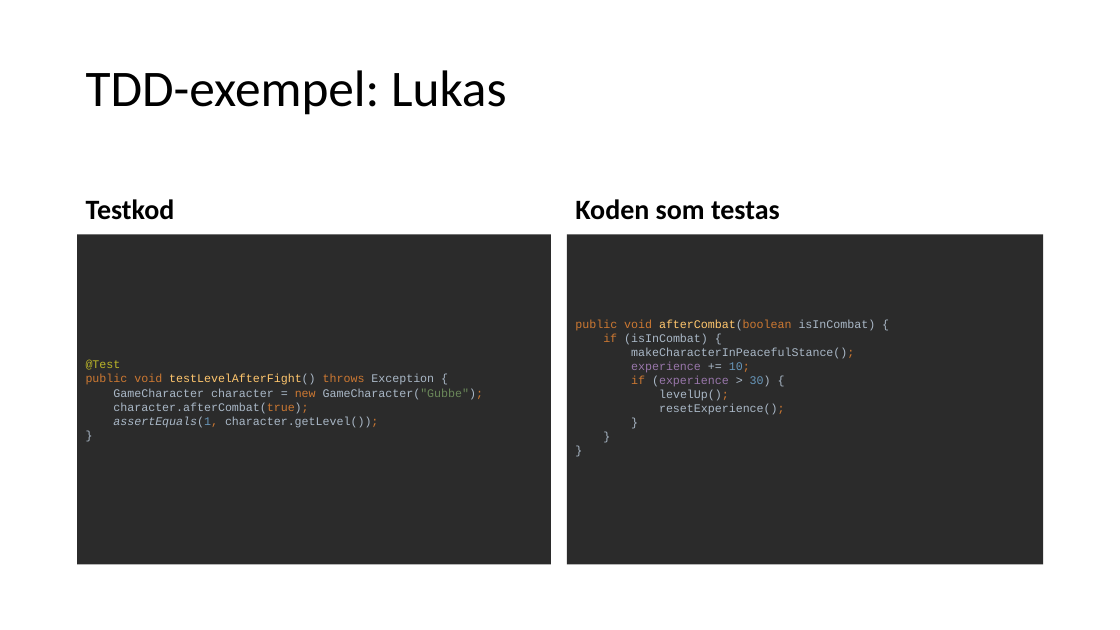
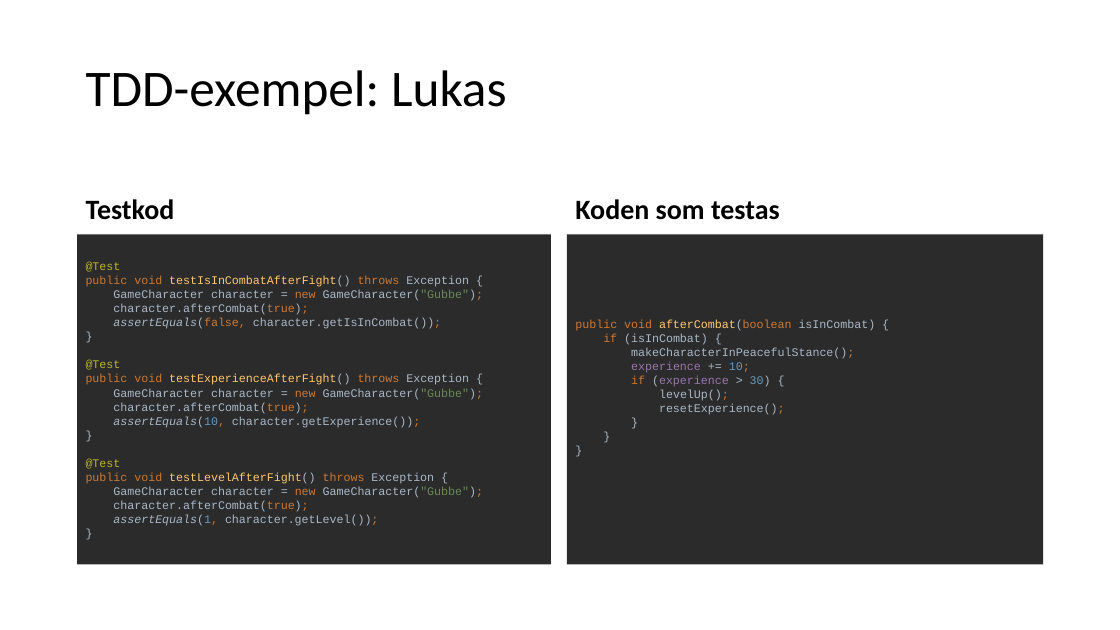
Before and after one commit to fyrtio2/projektINTE, a slide deck: slide 5 of 01 Dokumentation/slutredovisning.pptx. Drawn at 1120x630 pixels with LibreOffice and Linux fonts; fonts in the diff are those of the drawing. Boxes give left, top, right and bottom in pixels: in the first picture for what was removed or moved away, otherwise in the second. Text is boxed around its words. In the diff, an @@ line names an element or a change of style, - is before the commit and + after.

```diff
--- a/01 Dokumentation/slutredovisning.pptx
+++ b/01 Dokumentation/slutredovisning.pptx
@@ text at bbox=[86, 262, 483, 526]: text changed @@
-@Test
-public void testLevelAfterFight() throws Exception {
-GameCharacter character = new GameCharacter("Gubbe");
-character.afterCombat(true);
-assertEquals(1, character.getLevel());
-}
+@Test
+public void testIsInCombatAfterFight() throws Exception {
+GameCharacter character = new GameCharacter("Gubbe");
+character.afterCombat(true);
+assertEquals(false, character.getIsInCombat());
+}
+@Test
+public void testExperienceAfterFight() throws Exception {
+GameCharacter character = new GameCharacter("Gubbe");
+character.afterCombat(true);
+assertEquals(10, character.getExperience());
+}
+@Test
+public void testLevelAfterFight() throws Exception {
+GameCharacter character = new GameCharacter("Gubbe");
+character.afterCombat(true);
+assertEquals(1, character.getLevel());
+}
```
Also in this commit, not shown: 1 other slide changed, 1 other file.
